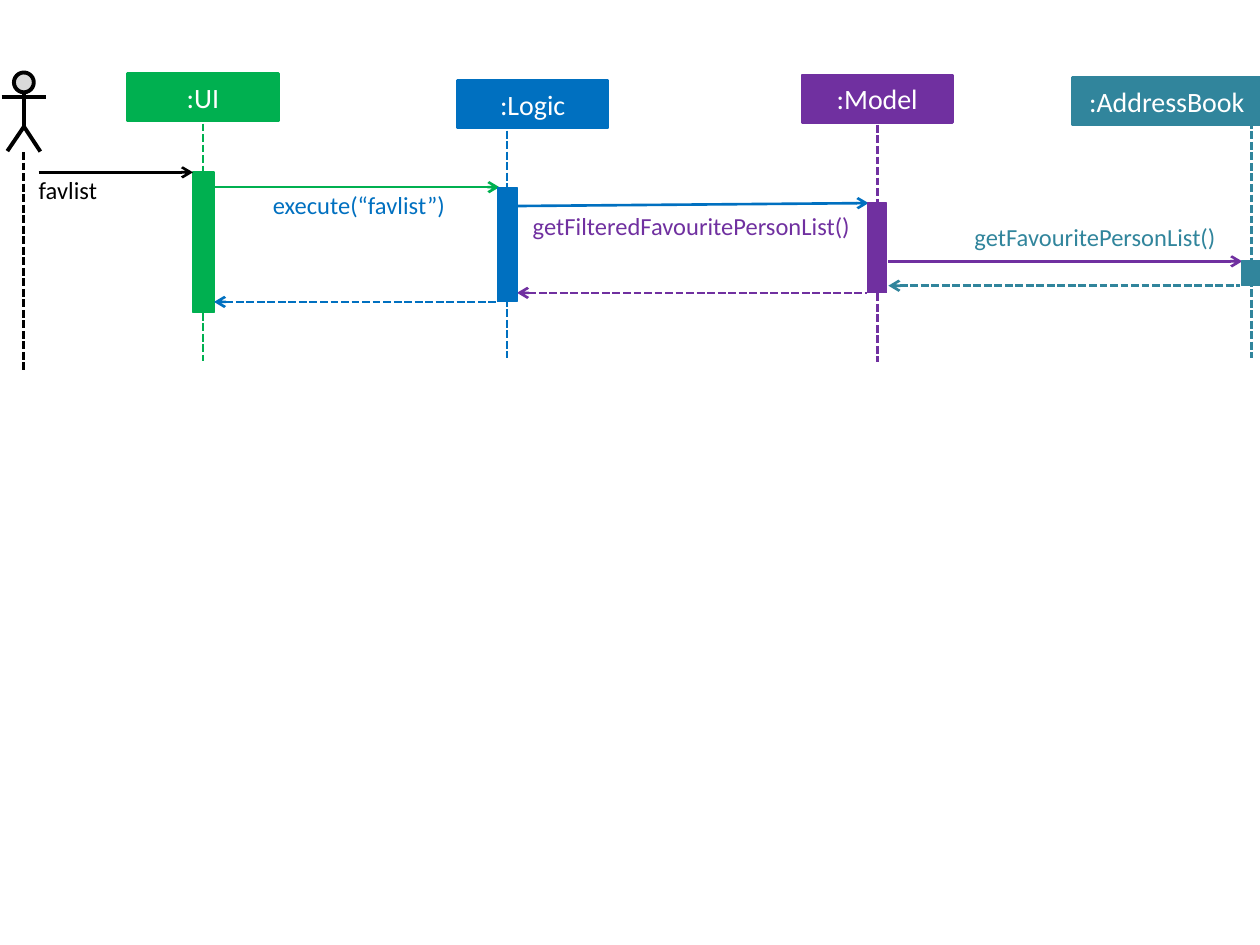
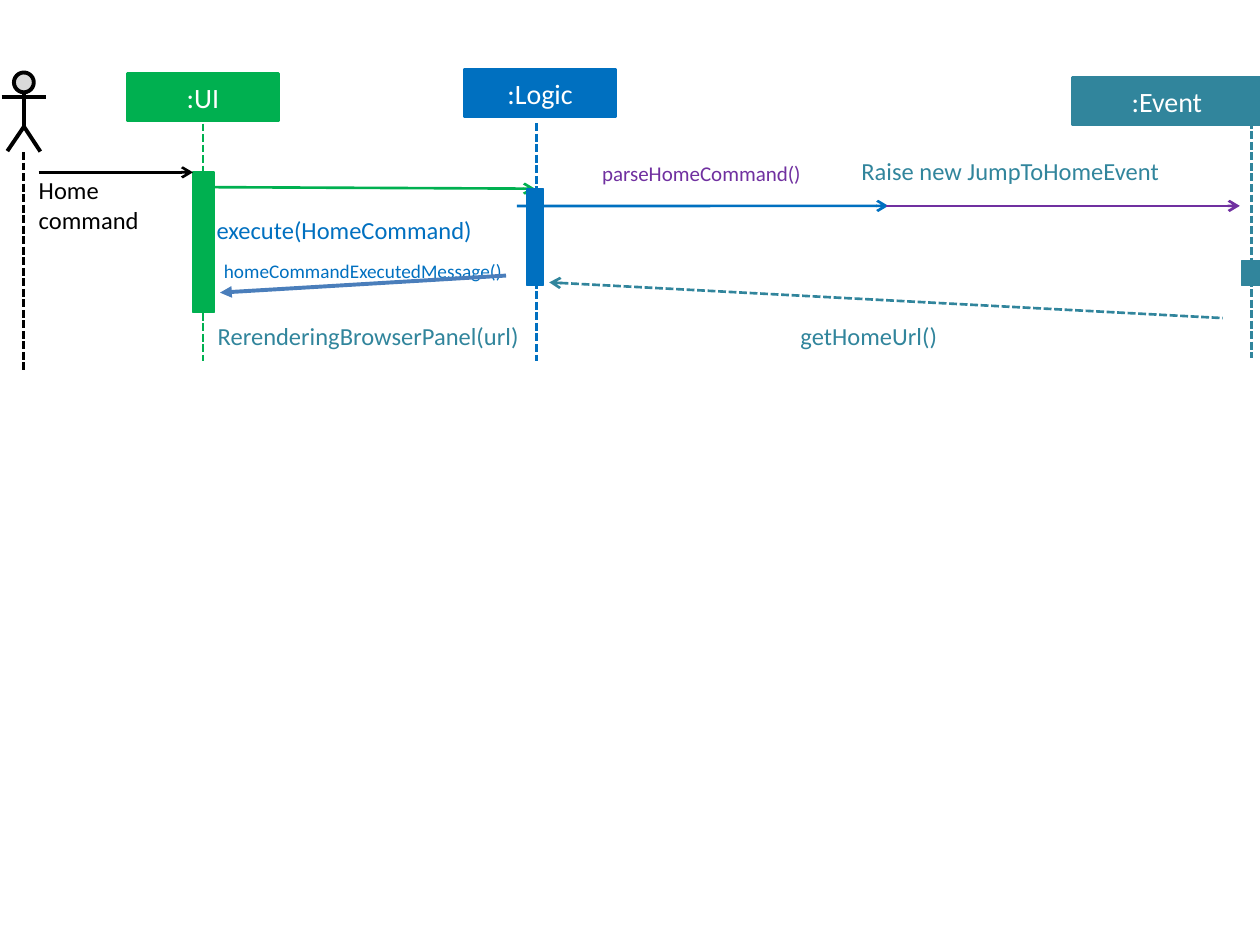
Before and after one commit to siri99/addressbook-level4, a slide deck: slide 1 of docs/diagrams/UiComponentClassDiagram.pptx. Drawn at 1260x945 pixels with LibreOffice and Linux fonts; fonts in the diff are those of the drawing. Boxes give left, top, right and bottom in pixels: in the first picture for what was removed or moved away, otherwise in the second. Text is boxed around its words. In the diff, an @@ line names an element or a change of style, - is before the commit and + after.

```diff
--- a/docs/diagrams/UiComponentClassDiagram.pptx
+++ b/docs/diagrams/UiComponentClassDiagram.pptx
@@ rectangle ":Logic": place and size @@
-rectangle ":Logic" at (457, 81, 609, 129)
+rectangle ":Logic" at (465, 69, 616, 117)
@@ rectangle removed at (801, 74, 953, 122) @@
-:Model
@@ text in rectangle at (1132, 94, 1202, 112): text changed @@
-:AddressBook
+:Event
@@ line moved from (507, 120) - (507, 358) to (537, 123) - (537, 360) @@
@@ line removed from (877, 125) to (877, 363) @@
@@ text at (602, 166, 800, 185): text changed; size 14 to 12 pt @@
-getFilteredFavouritePersonList()
+parseHomeCommand()
@@ text at (861, 163, 1158, 184): text changed @@
-getFavouritePersonList()
+Raise new JumpToHomeEvent
@@ text at (39, 183, 139, 229): text changed @@
-favlist
+Home command
@@ arrow moved from (214, 188) - (499, 188) to (214, 188) - (536, 189) @@
@@ arrow moved from (517, 207) - (868, 203) to (517, 207) - (888, 205) @@
@@ rectangle: place and size @@
-rectangle at (498, 188, 518, 302)
+rectangle at (527, 189, 543, 286)
@@ rectangle removed at (867, 203, 887, 292) @@
@@ arrow moved from (888, 261) - (1242, 261) to (886, 205) - (1240, 205) @@
@@ text at (217, 221, 472, 243): text changed @@
-execute(“favlist”)
+execute(HomeCommand)
@@ text added at (224, 264, 502, 283), 11 pt, text #0070C0 @@
+homeCommandExecutedMessage()
@@ arrow moved from (214, 302) - (498, 302) to (507, 276) - (220, 292) @@
@@ arrow (507, 276) - (220, 292): stroke #0070C0 1.5 pt dashed to #4B7EBC 2.25 pt; arrowheads changed @@
@@ arrow removed from (867, 292) to (517, 292) @@
@@ arrow moved from (888, 286) - (1240, 286) to (549, 282) - (1222, 318) @@
@@ text added at (218, 327, 519, 350), 14 pt, text #31859C @@
+RerenderingBrowserPanel(url)
@@ text added at (800, 327, 936, 350), 14 pt, text #31859C @@
+getHomeUrl()
```
Also in this commit, not shown: 10 other files.
